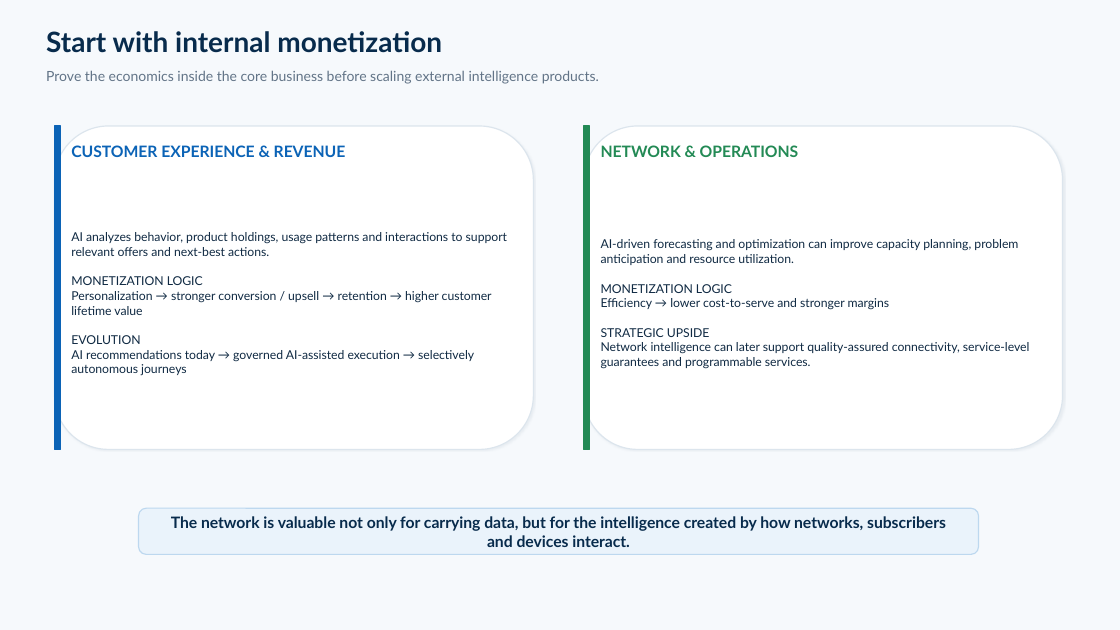
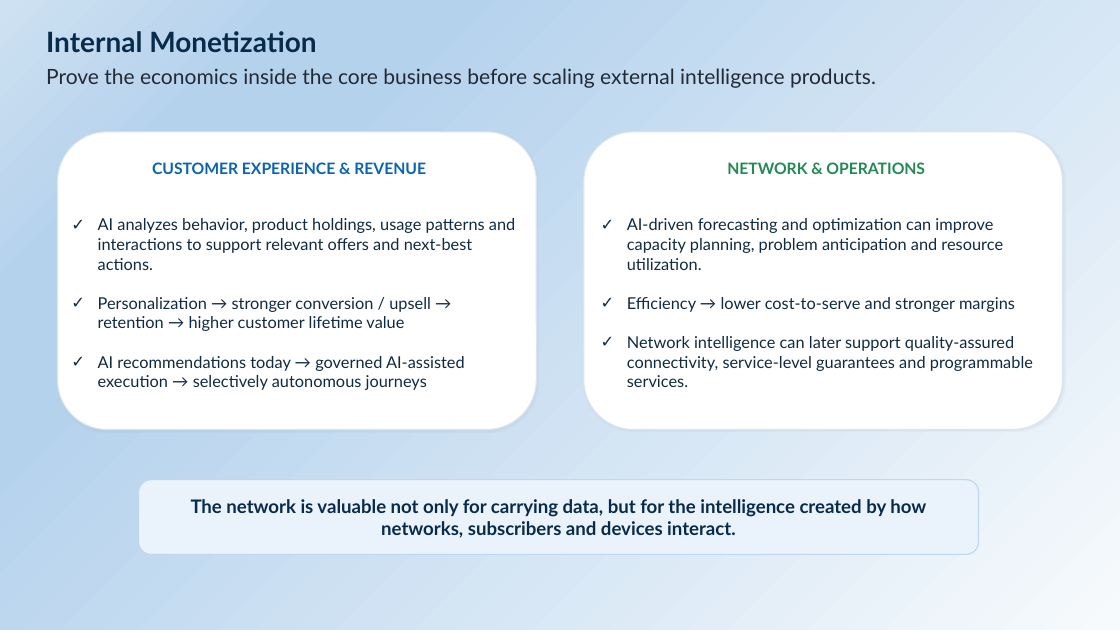
Before and after one commit to rajkamal1410/Invent-Telco-AI-Initiatives, a slide deck: slide 3 of documents/Intelligent_Telco_Infographic_Rich_Presentation.pptx (slide 4 before the commit). Drawn at 1120x630 pixels with LibreOffice and Linux fonts; fonts in the diff are those of the drawing. Boxes give left, top, right and bottom in pixels: in the first picture for what was removed or moved away, otherwise in the second. Text is boxed around its words. In the diff, an @@ line names an element or a change of style, - is before the commit and + after.

```diff
--- a/documents/Intelligent_Telco_Infographic_Rich_Presentation.pptx
+++ b/documents/Intelligent_Telco_Infographic_Rich_Presentation.pptx
@@ background #F6F9FC to gradient #F7FAFD to #B5D2EC to #CEE1F2 @@
@@ text at box(46, 31, 317, 52): text changed @@
-Start with internal monetization
+Internal Monetization
@@ text "Prove the economics inside the ..." at box(46, 68, 876, 88): size 12 to 18 pt, text colour #627487 to #222A35 @@
@@ rectangle removed at box(55, 126, 60, 450) @@
@@ rounded rectangle: place and size @@
-rounded rectangle at box(55, 126, 534, 450)
+rounded rectangle at box(58, 132, 537, 429)
@@ rounded rectangle: place and size @@
-rounded rectangle at box(584, 126, 1063, 450)
+rounded rectangle at box(584, 132, 1063, 429)
@@ rectangle removed at box(584, 126, 590, 450) @@
@@ text "AI analyzes behavior, product holdings, ..." at box(98, 218, 515, 390): size 10.5 to 14 pt; bullet none to ✓ @@
@@ text "CUSTOMER EXPERIENCE & REVENUE": place and size @@
-text "CUSTOMER EXPERIENCE & REVENUE" at box(71, 145, 346, 157)
+text "CUSTOMER EXPERIENCE & REVENUE" at box(152, 162, 426, 174)
@@ text "AI-driven forecasting and optimization can ..." at box(627, 218, 1033, 387): size 10.5 to 14 pt; bullet none to ✓ @@
@@ text "NETWORK & OPERATIONS": place and size @@
-text "NETWORK & OPERATIONS" at box(601, 145, 799, 157)
+text "NETWORK & OPERATIONS" at box(727, 162, 925, 174)
@@ text at box(71, 276, 203, 285): paragraph removed @@
-MONETIZATION LOGIC
@@ text at box(601, 284, 732, 293): paragraph removed @@
-MONETIZATION LOGIC
@@ text at box(601, 328, 710, 337): paragraph removed @@
-STRATEGIC UPSIDE
@@ text at box(71, 335, 140, 344): paragraph removed @@
-EVOLUTION
@@ rounded rectangle: place and size @@
-rounded rectangle at box(139, 508, 979, 555)
+rounded rectangle at box(139, 480, 979, 555)
@@ text "The network is valuable not ...": place and size @@
-text "The network is valuable not ..." at box(171, 516, 946, 547)
+text "The network is valuable not ..." at box(191, 499, 926, 538)
@@ text "The network is valuable not ..." at box(191, 499, 926, 538): size 13.5 to 16 pt @@
```
Also in this commit, not shown: 13 other slides changed, 1 slide removed, 7 other files.
